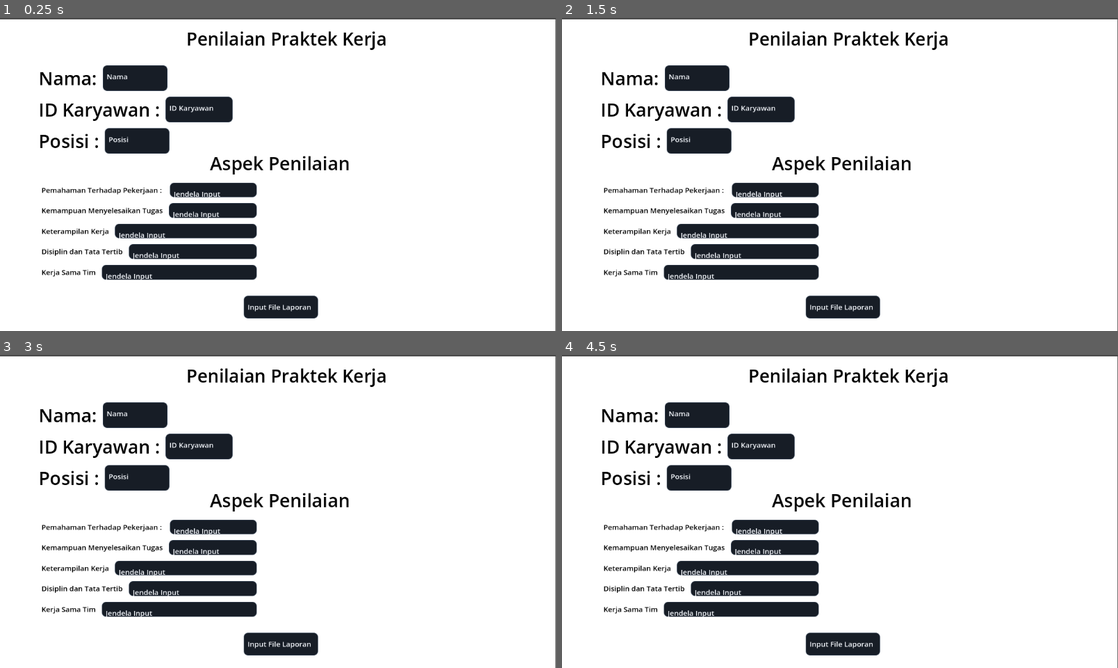
Above: before the commit, frames 1-4 (two rows, left to right).
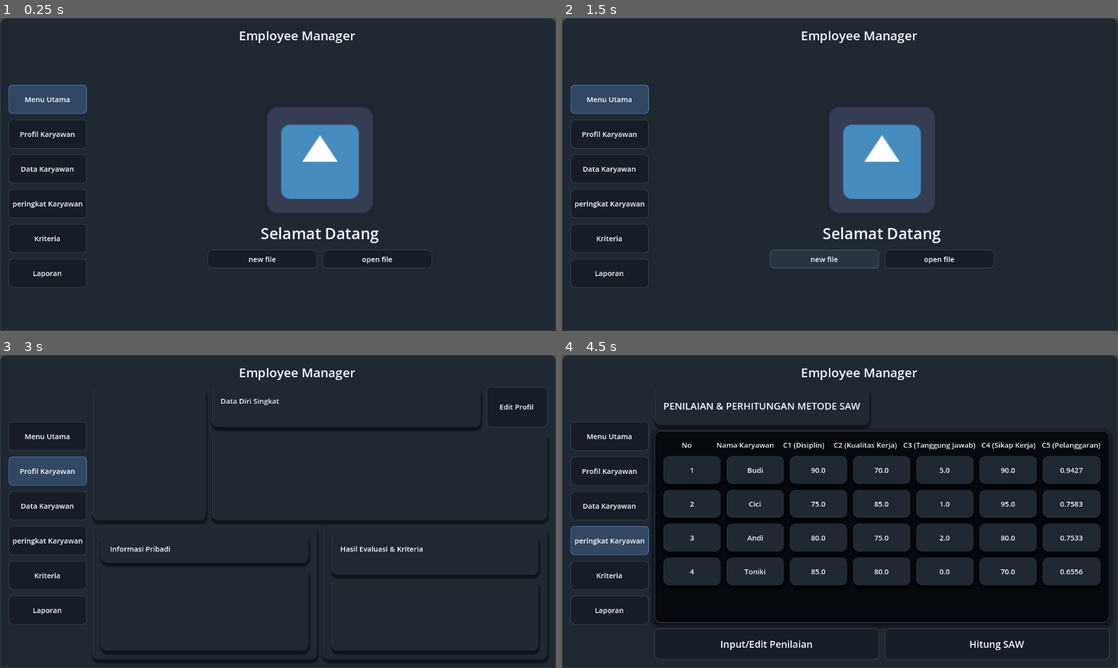
Above: after the commit, the same moments.

Repository: shfray/projek-skripsi
Game: Godot game, scene res://scene/dashboard.tscn
The game is run twice, just before and just after one commit, with the same random seed, the same clock (stepped at 60 frames per second) and the same inputs. Before the commit the project starts from res://scene/ui.tscn. The engine's default icon, where the game draws it, is replaced by a stand-in: a white triangle on a blue panel in a dark square.
Inputs (mouse positions are in pixels of both pictures, inside the frame that each line leads up to):
- Up to frame 1 (0.25 s): no input
- Up to frame 2 (1.5 s): click (823, 259) at 0.5 s, where only the run after the commit has a clickable "new file"; click (823, 259) at 1.25 s, where only the run after the commit has a clickable "new file"
- Up to frame 3 (3 s): click (50, 373) at 2.02 s; click (50, 470) at 2.75 s, where only the run after the commit has a clickable "Profil Karyawan"
- Up to frame 4 (4.5 s): click (612, 505) at 3.5 s, where only the run after the commit has a clickable "Data Karyawan"; click (612, 539) at 4.25 s, where only the run after the commit has a clickable "peringkat Karyawan"

The runs differ from the first frame. In frame 1, 91% of the frame differs, in the area x 0-100%, y 0-100%; in frame 2, 92%; in frame 3, 92%; in frame 4, 95%.

Commit message:
add release folder

Diff:
--- a/project.godot
+++ b/project.godot
@@ -15,7 +15,7 @@
 [application]
 
 config/name="projek skripsi"
-run/main_scene="uid://dlq6fgnm68muy"
+run/main_scene="uid://b6ii41h6xhmyb"
 config/features=PackedStringArray("4.6", "Forward Plus")
 config/icon="res://icon.svg"
 
Not shown, added: export_presets.cfg
Not shown, added: release/project_test_1.x86_64
